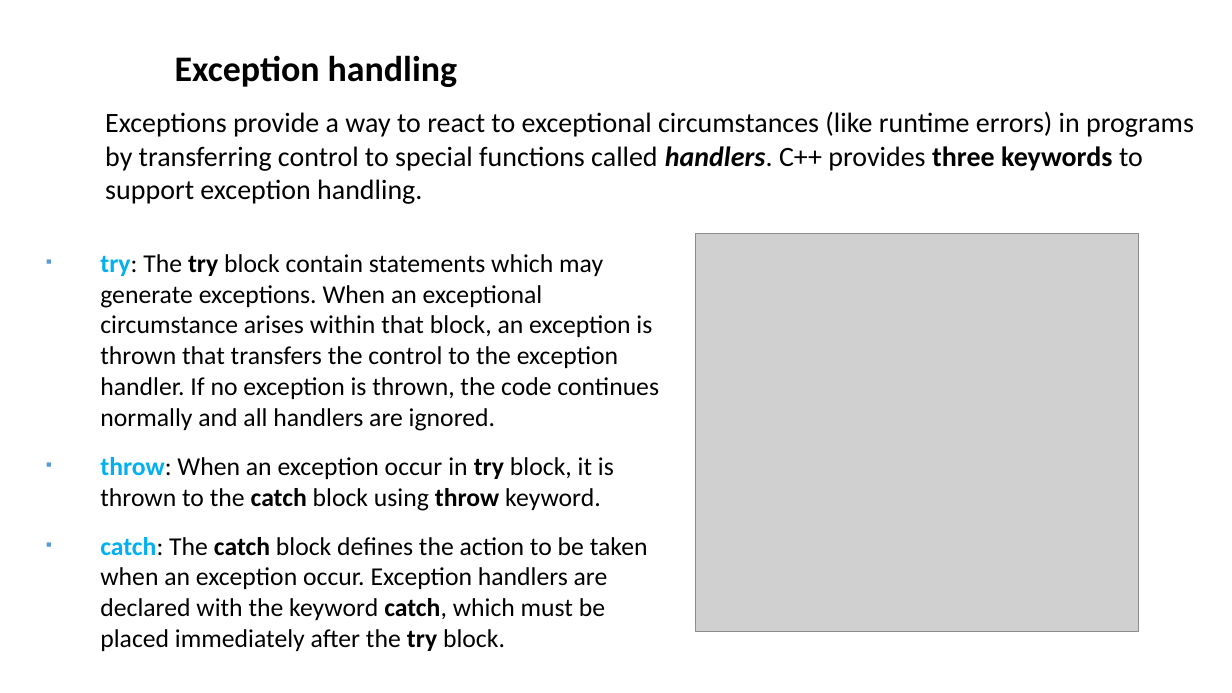
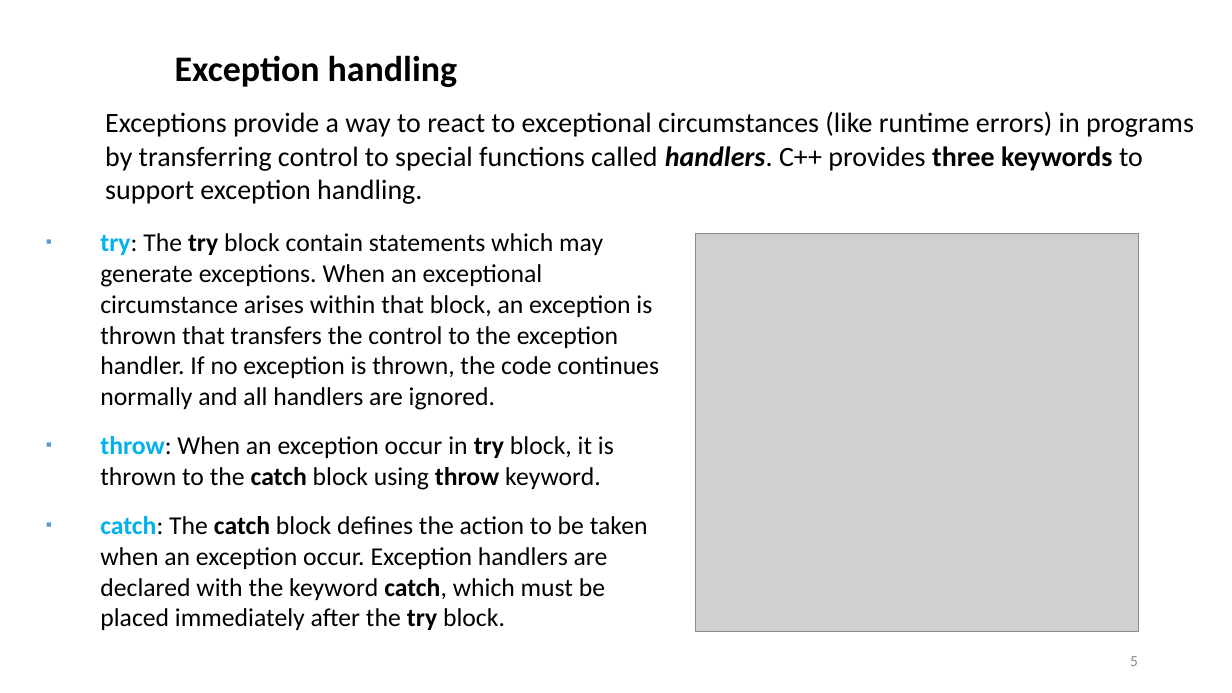
Before and after one commit to ShiqiYu/CPP, a slide deck: slide 5 of week14/Lab14.pptx. Drawn at 1232x693 pixels with LibreOffice and Linux fonts; fonts in the diff are those of the drawing; grey boxes stand for pictures; background and template pictures are left out. Boxes give left, top, right and bottom in pixels: in the first picture for what was removed or moved away, otherwise in the second. Text is boxed around its words. In the diff, an @@ line names an element or a change of style, - is before the commit and + after.

```diff
--- a/week14/Lab14.pptx
+++ b/week14/Lab14.pptx
@@ text "try: The try block contain ..." moved from (x1=100, y1=254, x2=659, y2=620) to (x1=100, y1=233, x2=659, y2=600) @@
@@ page number added at (x1=1130, y1=656, x2=1138, y2=666), 12 pt, text #8C8C8C @@
+5
```
Also in this commit, not shown: 17 other slides changed, 3 slides added, 2 slides removed, 3 other files.
